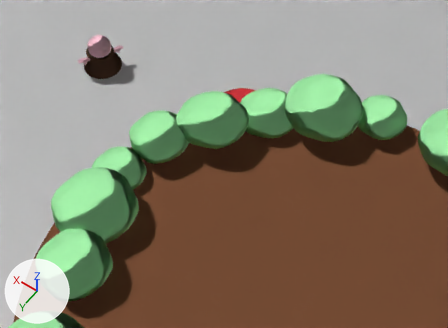
Two versions of the Blender file production/shots/2_encounter/encounter_0200.blend, one commit apart.
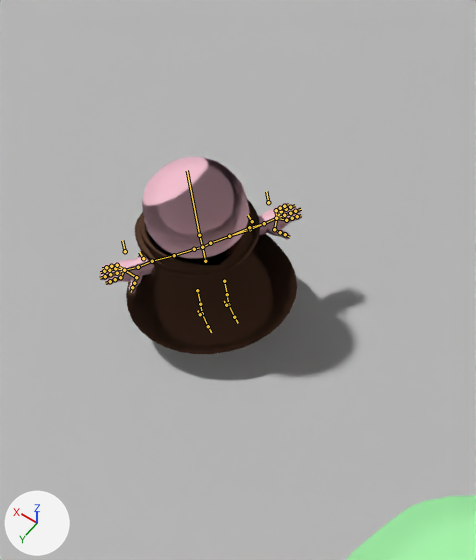
There are two pictures of each version: one from a 50 mm camera at (-1.63, 5.21, 13.69) aimed at (5.21, -4.36, -1.35), one close up on the part from 12% to 36% of the width and 0% to 38% of the height. Every picture has the same lights, and +X, +Y and +Z are marked at lower left. Both versions are drawn at the pose saved in each file; the numbers are the values there. The bones that bend it are drawn over the model as lines in the close-ups.

In view in the first close-up: 'Environment', 'Pebble.001', 'Temp stump foliage'.
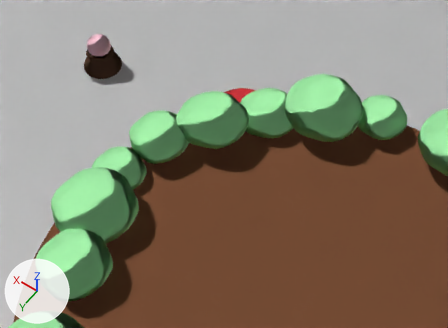
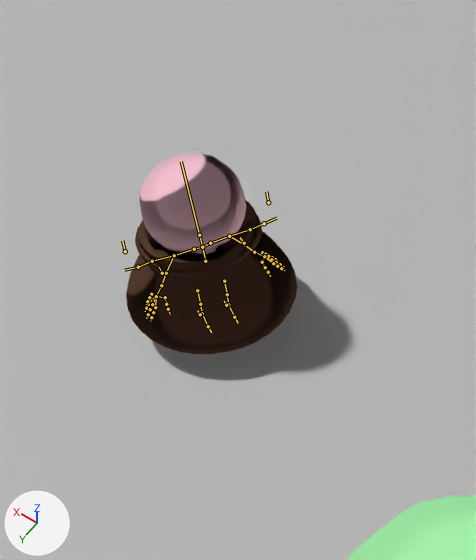
Location of each change, [x1, y1, x2, y2] in pixels of the close-ups (476 x 560 px):
'Pebble.001', posed (15% narrower): before [100, 157, 302, 354]; after [126, 153, 297, 354]
bone 'center_head', root to tip: before (199, 235) to (187, 170); after (199, 235) to (181, 161)
bone 'left_upperarm', root to tip: before (229, 236) to (249, 227); after (229, 236) to (244, 244)
bone 'right_upperarm', root to tip: before (174, 255) to (152, 261); after (174, 255) to (166, 273)

The change, as a diff of the scene's bpy script:
```diff
--- a/production/shots/2_encounter/encounter_0200.blend.py
+++ b/production/shots/2_encounter/encounter_0200.blend.py
@@ bone_center_head @@
 bone_center_head = bpy.data.objects['Pebble_proxy'].pose.bones['center_head']  # child of 'center_neck'
-bone_center_head.rotation_quaternion = (1.0, 0.0, 0.0, 0.0)  # degrees (0, 0, 0)
+bone_center_head.rotation_quaternion = (0.995, -0.096, 0.0, 0.0)  # degrees (-11, 0, 0)
@@ bone_left_upperarm @@
 bone_left_upperarm = bpy.data.objects['Pebble_proxy'].pose.bones['left_upperarm']  # child of 'left_clavicle.002'
-bone_left_upperarm.rotation_quaternion = (1.0, 0.0, 0.0, 0.0)  # degrees (0, 0, 0)
+bone_left_upperarm.rotation_quaternion = (0.893, 0.45, 0.0, 0.0)  # degrees (53, 0, 0)
@@ bone_right_upperarm @@
 bone_right_upperarm = bpy.data.objects['Pebble_proxy'].pose.bones['right_upperarm']  # child of 'right_clavicle.002'
-bone_right_upperarm.rotation_quaternion = (1.0, 0.0, 0.0, 0.0)  # degrees (0, 0, 0)
+bone_right_upperarm.rotation_quaternion = (0.868, 0.497, 0.0, 0.0)  # degrees (60, 0, 0)
```
